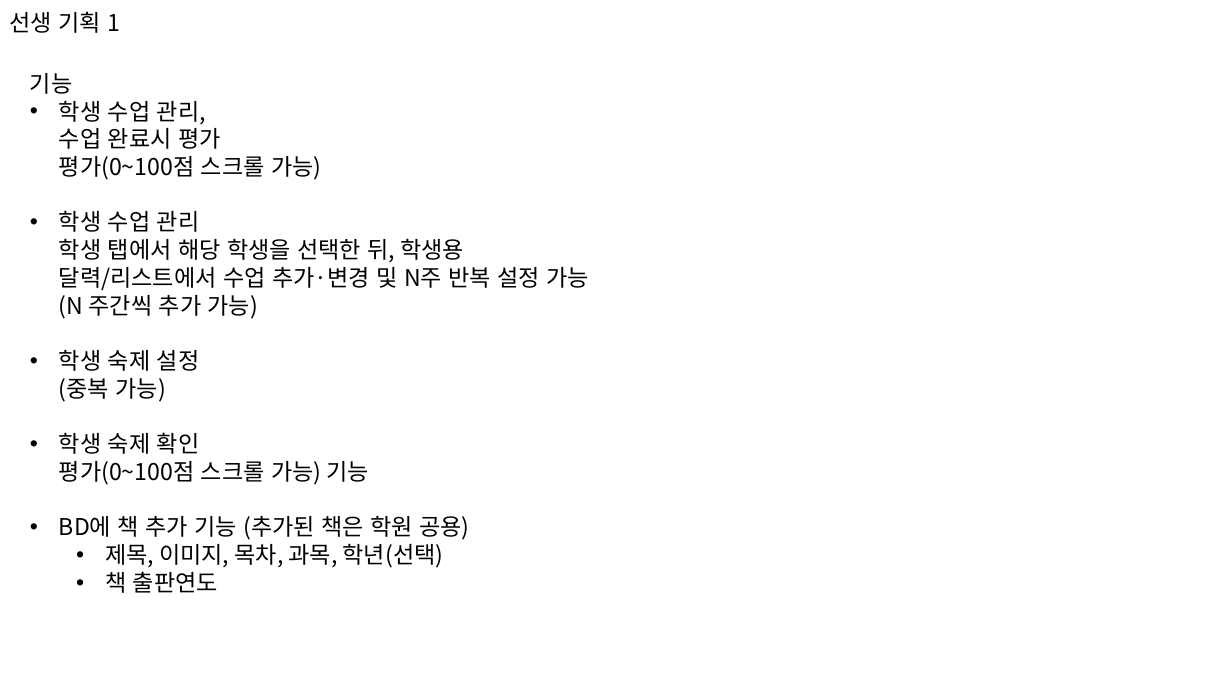
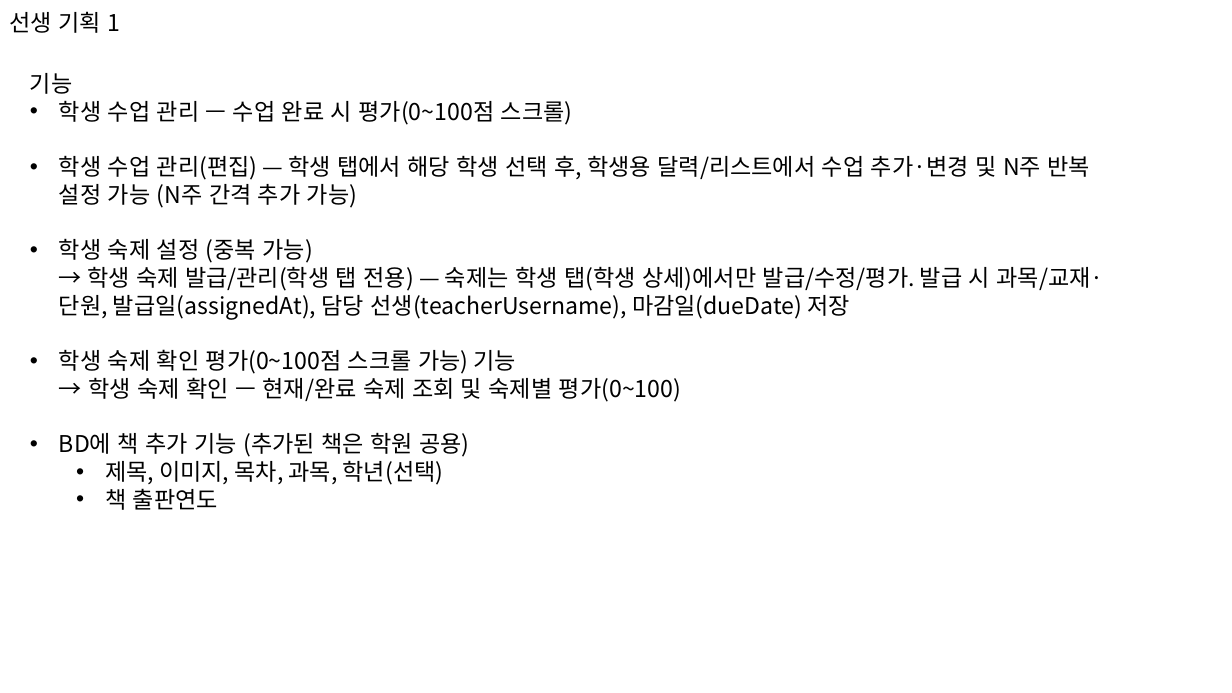
Before and after one commit to EtaSwCwj/EDU-VICE-Attendance, a slide deck: slide 4 of 관리 앱 기획.pptx. Drawn at 1232x693 pixels with LibreOffice and Linux fonts; fonts in the diff are those of the drawing. Boxes give left, top, right and bottom in pixels: in the first picture for what was removed or moved away, otherwise in the second. Text is boxed around its words. In the diff, an @@ line names an element or a change of style, - is before the commit and + after.

Commit message:
ppt 수정 및 pack flutter 고침

```diff
--- a/관리 앱 기획.pptx
+++ b/관리 앱 기획.pptx
@@ text at <box>59,100,1104,402</box>: text changed @@
-• 학생 수업 관리,
-  수업 완료시 평가
-  평가(0~100점 스크롤 가능)
-• 학생 수업 관리
-  학생 탭에서 해당 학생을 선택한 뒤, 학생용 달력/리스트에서 수업 추가·변경 및 N주 반복 설정 가능
-  (N 주간씩 추가 가능)
-• 학생 숙제 설정
-  (중복 가능)
-• 학생 숙제 확인
-  평가(0~100점 스크롤 가능) 기능
+• 학생 수업 관리 — 수업 완료 시 평가(0~100점 스크롤)
+• 학생 수업 관리(편집) — 학생 탭에서 해당 학생 선택 후, 학생용 달력/리스트에서 수업 추가·변경 및 N주 반복 설정 가능 (N주 간격 추가 가능)
+• 학생 숙제 설정 (중복 가능)
+  → 학생 숙제 발급/관리(학생 탭 전용) — 숙제는 학생 탭(학생 상세)에서만 발급/수정/평가. 발급 시 과목/교재·단원, 발급일(assignedAt), 담당 선생(teacherUsername), 마감일(dueDate) 저장
+• 학생 숙제 확인 평가(0~100점 스크롤 가능) 기능
+  → 학생 숙제 확인 — 현재/완료 숙제 조회 및 숙제별 평가(0~100)
```
Also in this commit, not shown: 2 other slides changed, 1 other file.
